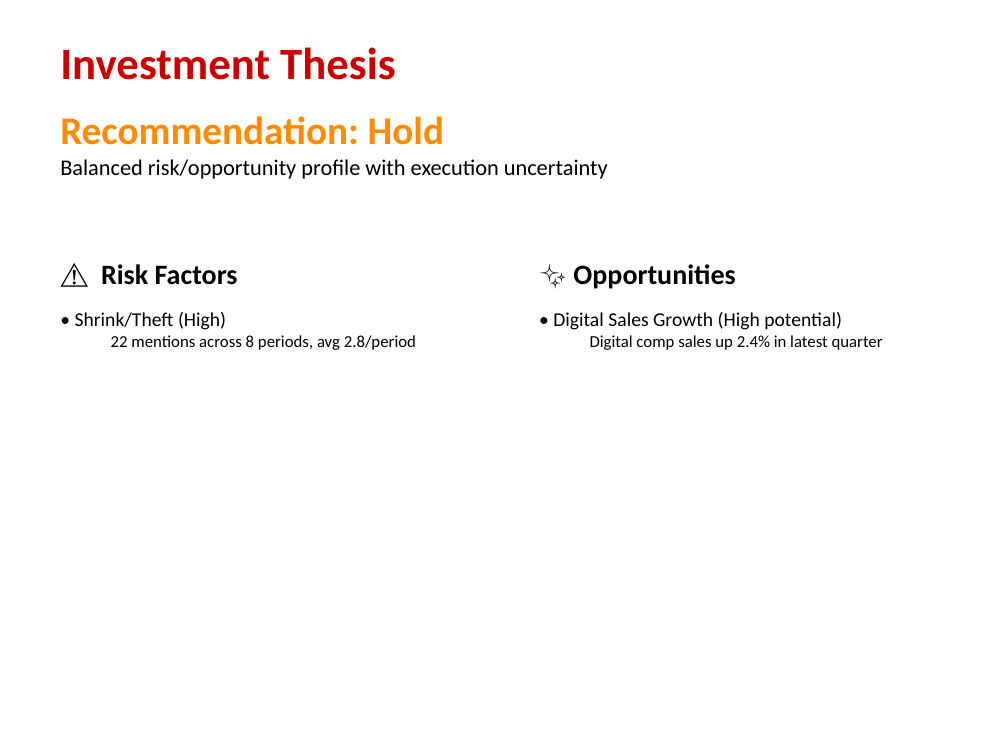
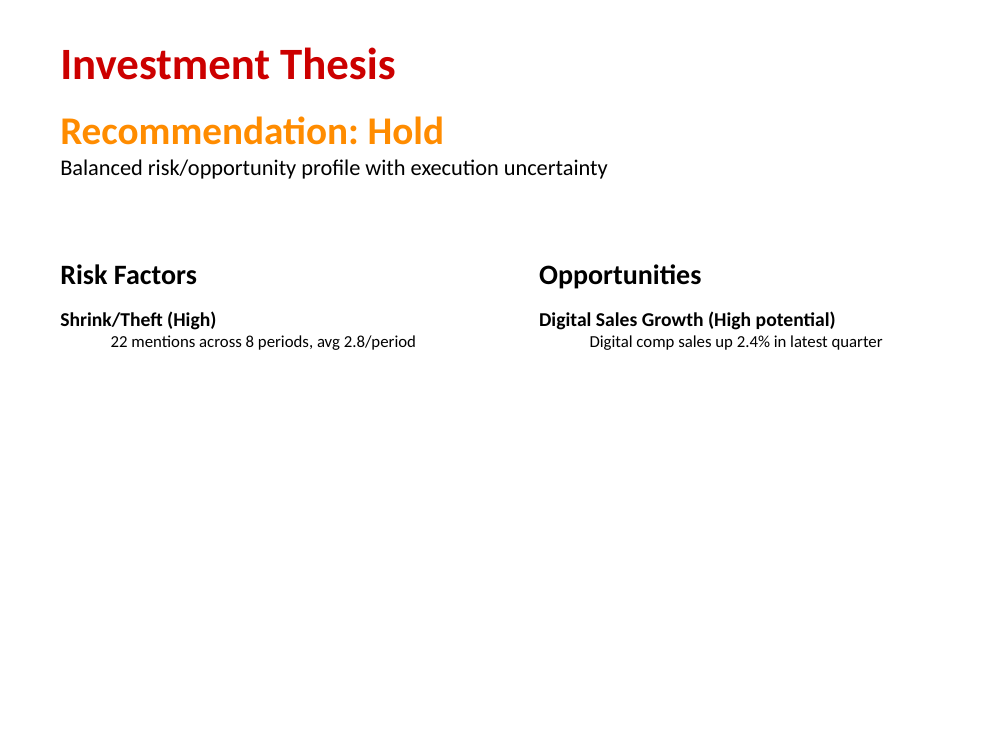
Before and after one commit to Alexander-Lombardo/financial-analyst-project, a slide deck: slide 3 of output/Target_Financial_Analysis.pptx. Drawn at 1008x756 pixels with LibreOffice and Linux fonts; fonts in the diff are those of the drawing. Boxes give left, top, right and bottom in pixels: in the first picture for what was removed or moved away, otherwise in the second. Text is boxed around its words. In the diff, an @@ line names an element or a change of style, - is before the commit and + after.

```diff
--- a/output/Target_Financial_Analysis.pptx
+++ b/output/Target_Financial_Analysis.pptx
@@ text at <box>60,264,216,330</box>: text changed; bold on @@
-⚠️ Risk Factors
-• Shrink/Theft (High)
+Risk Factors
+Shrink/Theft (High)
@@ text at <box>539,264,836,330</box>: text changed; bold on @@
-✨ Opportunities
-• Digital Sales Growth (High potential)
+Opportunities
+Digital Sales Growth (High potential)
```
Also in this commit, not shown: 1 other slide changed, 30 slides added, 14 slides removed, 51 other files.
